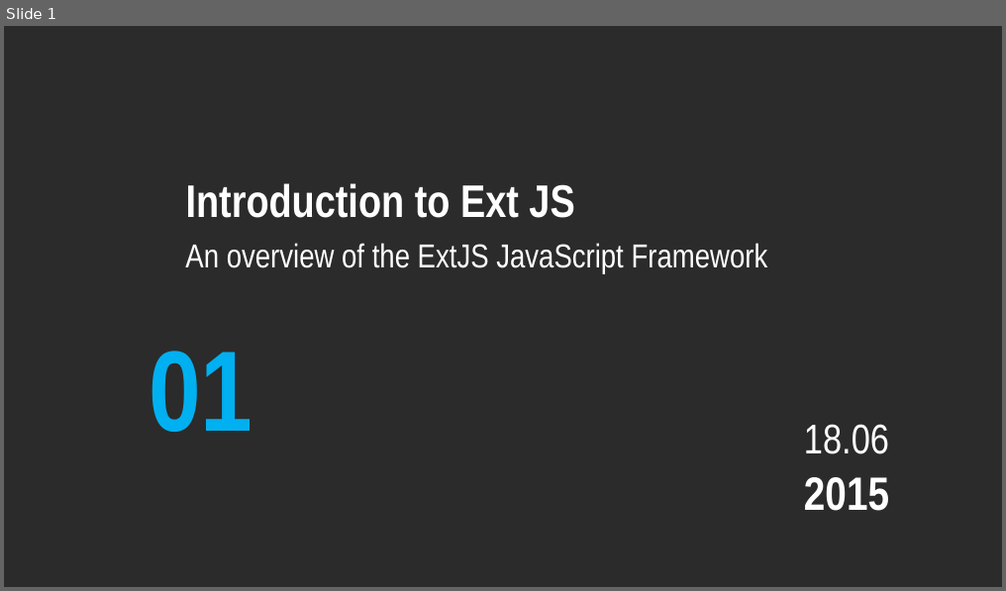
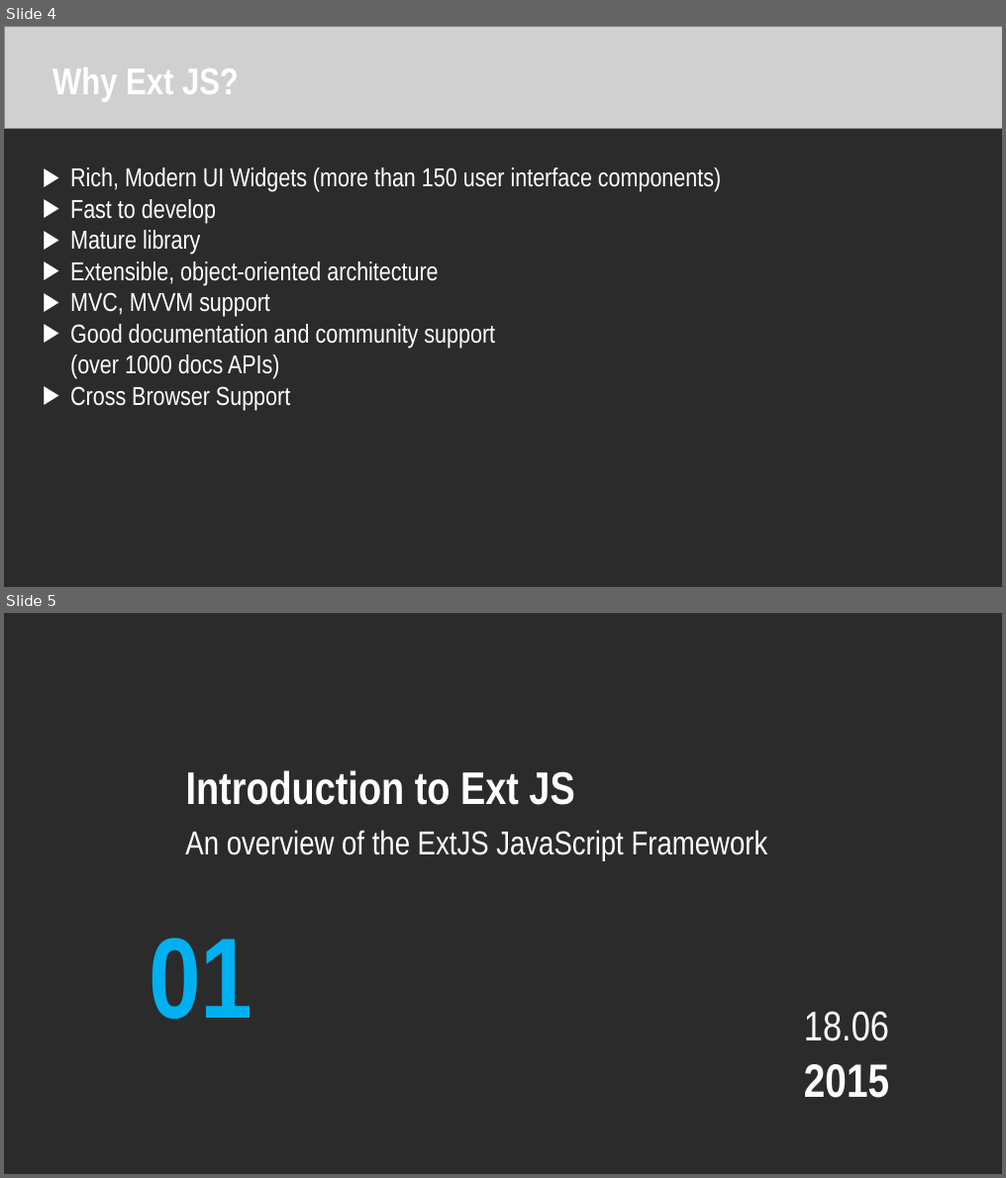
Before and after one commit to cminhho/ExtJS-Presentation, a slide deck: Introduction to Ext JS.pptx. Shown one above the other, each under a label of ours: slide 1 before the commit, slides 4 and 5 after it. The pictures are 1006x591 and 1006x1178 pixels, drawn with LibreOffice and Linux fonts; fonts in the diff are those of the drawing; grey boxes stand for pictures; background and template pictures are left out; a plain dark background stands for a picture behind light text. Boxes give left, top, right and bottom in pixels: in the first picture for what was removed or moved away, otherwise in the second. Text is boxed around its words. In the diff, an @@ line names an element or a change of style, - is before the commit and + after.

```diff
--- a/Introduction to Ext JS.pptx
+++ b/Introduction to Ext JS.pptx
@@ slide 4 added at [4,26,1002,587], background picture (left out) @@
@@ picture added at [4,26,1002,129] @@
@@ text added at [53,68,239,101], 36 pt, text #FFFFFF, bold @@
+Why Ext JS?
@@ text added at [70,168,721,410], 25 pt, text #FFFFFF @@
+▶ Rich, Modern UI Widgets (more than 150 user interface components)
+▶ Fast to develop
+▶ Mature library
+▶ Extensible, object-oriented architecture
+▶ MVC, MVVM support
+▶ Good documentation and community support
+  (over 1000 docs APIs)
+▶ Cross Browser Support
@@ what was slide 1 is now slide 5 @@
```
Also in this commit, not shown: 3 other slides added, 4 other files.
